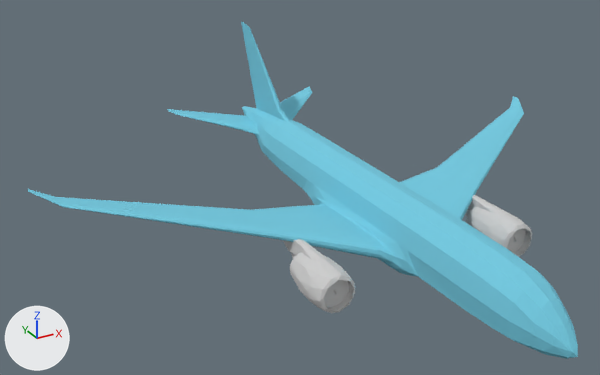
An edit to the glTF model flight-tracker-site/public/models/airliner.glb, drawn before and after from the same camera.
One viewpoint serves both versions: a camera (50 mm lens) standing at (-339.0, -577.0, 364.0) and looking at (-2.0, 35.0, 58.0). The lights are fixed; the arrows at lower left show +X, +Y and +Z. The picture after the commit comes second.

The older version as bpy lines, for what is in view:
```python
mat_mat = principled_material('Mat')
mat_mat.base_color = (0.17, 0.59, 0.75)  # cyan #73cae1
mat_mat.roughness = 0.95
me_boeing_787_8_obj_2_mesh = bpy.data.meshes.new('Boeing_787_8.obj.2-Mesh')
me_boeing_787_8_obj_2_mesh.from_pydata(...)  # 557 vertices, 1100 faces; spans x -226.0..336.0, y -253.0..284.0, z 3.0..158.0
# faces by material slot: [674, 426]
me_boeing_787_8_obj_2_mesh.materials.append(mat_mat)  # cyan #73cae1
me_boeing_787_8_obj_2_mesh.materials.append(mat_mat_1)  # light grey #cdcdcd
ob_boeing_787_8_obj_2 = bpy.data.objects.new('Boeing_787_8.obj.2', me_boeing_787_8_obj_2_mesh)
ob_boeing_787_8_obj_2.location = (0.0, 0.0, 0.0)
```
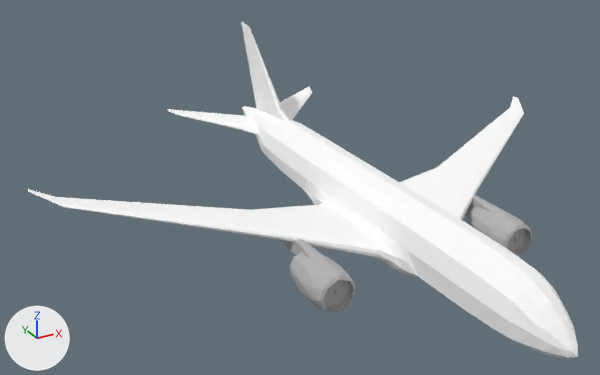
The newer file is also rescaled (x0.00178), turned or shifted as a whole; pictures and numbers use the older file's frame.

Pixel boxes [x1, y1, x2, y2] of what changed, in the pictures (600 x 375 px):
'Boeing_787_8.obj.2', recoloured (cyan to white)
    both: [28, 21, 578, 359]

What changed in the scene script:
```text
Change mat_mat:
    mat_mat.base_color: (0.17, 0.59, 0.75) -> (1.0, 1.0, 1.0)  # cyan #73cae1 -> white #ffffff
```
